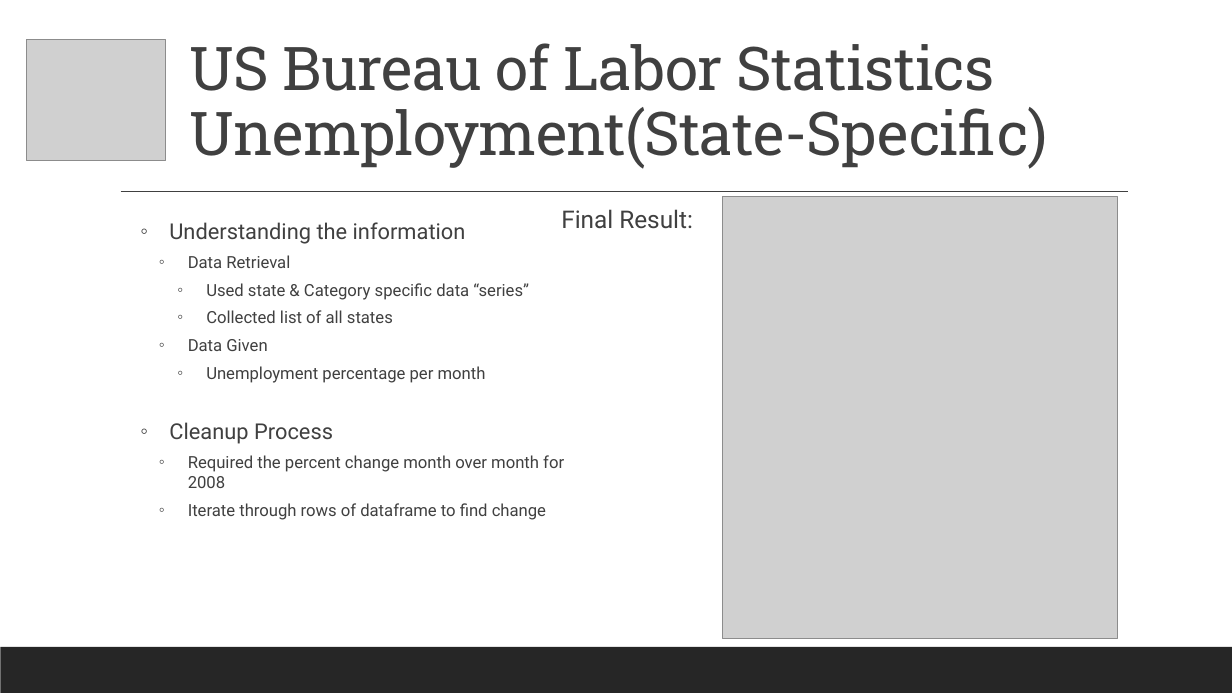
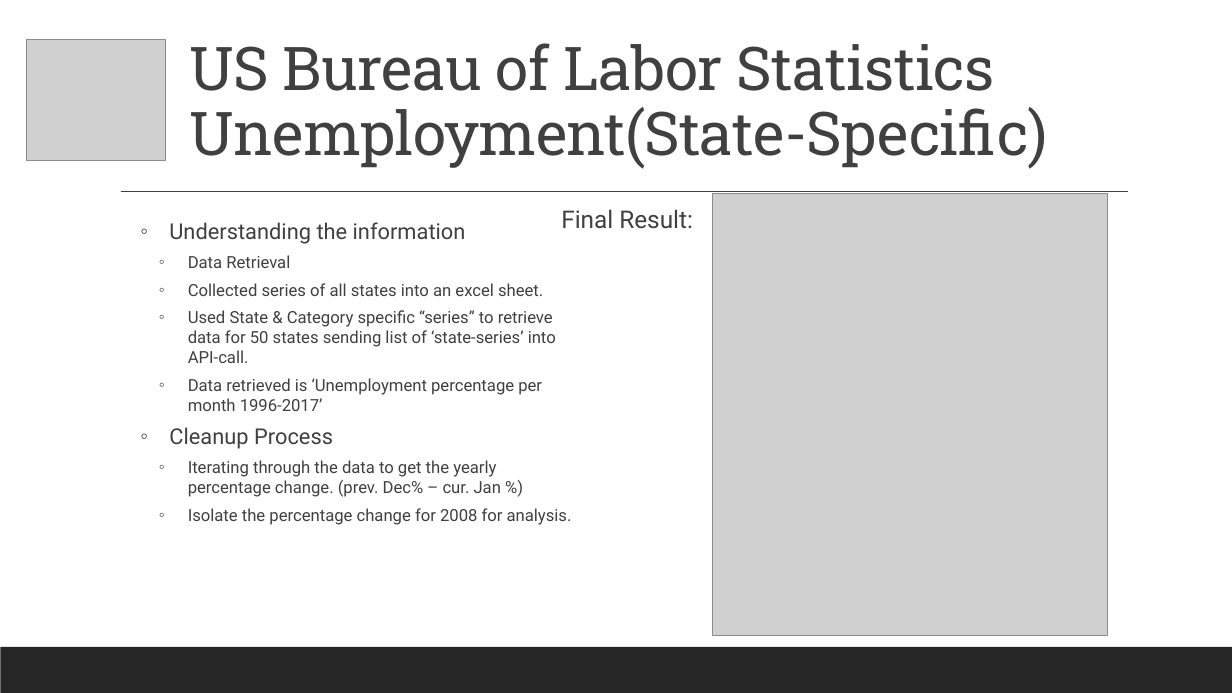
Before and after one commit to rsimeonoglou/group-project-1, a slide deck: slide 12 of Presentations/Stock Market Vs Unemployment v2.pptx. Drawn at 1232x693 pixels with LibreOffice and Linux fonts; fonts in the diff are those of the drawing; grey boxes stand for pictures. Boxes give left, top, right and bottom in pixels: in the first picture for what was removed or moved away, otherwise in the second. Text is boxed around its words. In the diff, an @@ line names an element or a change of style, - is before the commit and + after.

```diff
--- a/Presentations/Stock Market Vs Unemployment v2.pptx
+++ b/Presentations/Stock Market Vs Unemployment v2.pptx
@@ picture: place and size @@
-picture at box(723, 197, 1117, 639)
+picture at box(713, 194, 1107, 636)
@@ text at box(188, 283, 556, 411): text changed @@
-      ◦ Used state & Category specific data “series”
-      ◦ Collected list of all states
-    ◦ Data Given
-      ◦ Unemployment percentage per month
+    ◦ Collected series of all states into an excel sheet.
+    ◦ Used State & Category specific “series” to retrieve data for 50 states sending list of ‘state-series’ into API-call.
+    ◦ Data retrieved is ‘Unemployment percentage per month 1996-2017’
@@ text at box(188, 460, 572, 525): text changed @@
-    ◦ Required the percent change month over month for 2008
-    ◦ Iterate through rows of dataframe to find change
+    ◦ Iterating through the data to get the yearly percentage change. (prev. Dec% – cur. Jan %)
+    ◦ Isolate the percentage change for 2008 for analysis.
```
Also in this commit, not shown: 3 other slides changed, 10 other files.
